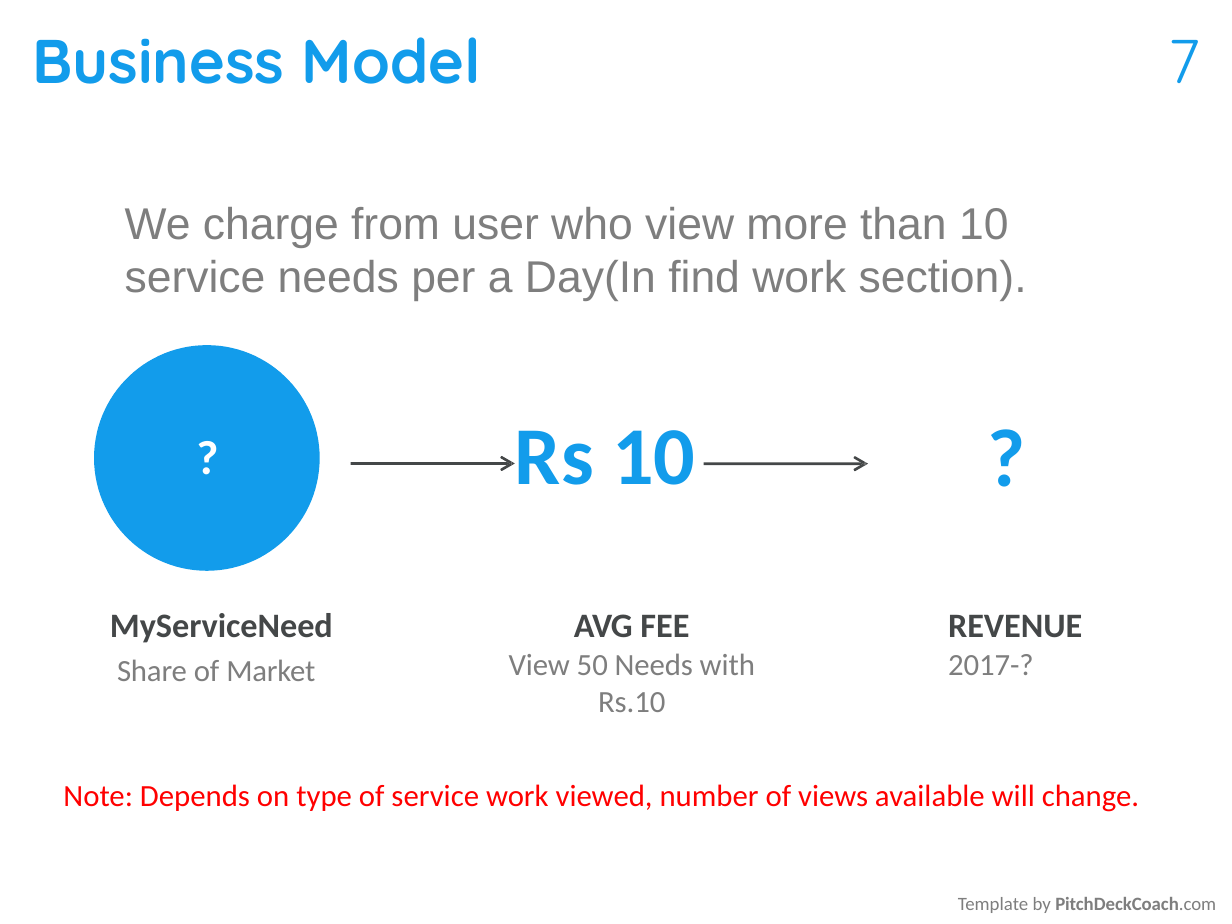
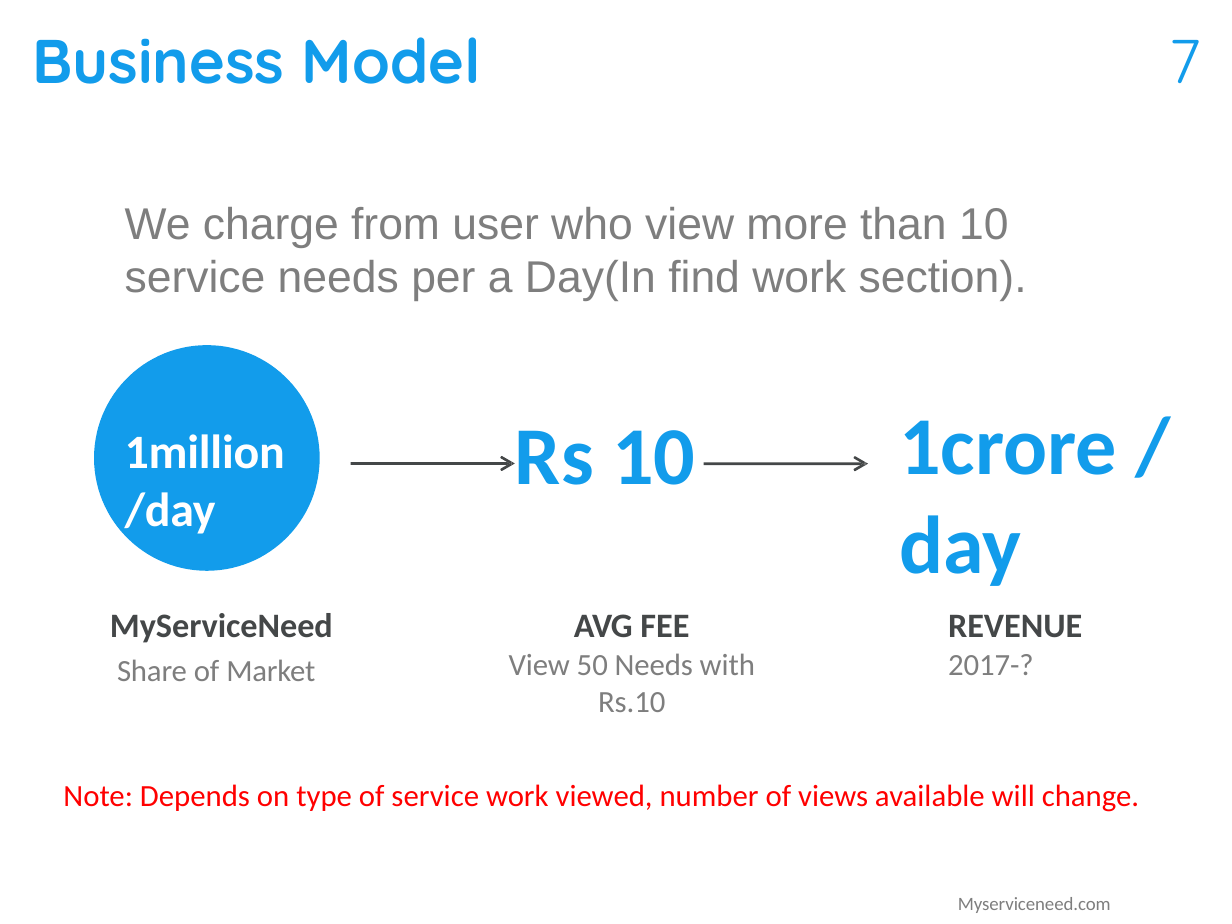
Before and after one commit to chaithu563/myserviceneed, a slide deck: slide 7 of service_images/startuppitch/myservicenned_pitch.pptx. Drawn at 1232x924 pixels with LibreOffice and Linux fonts; fonts in the diff are those of the drawing. Boxes give left, top, right and bottom in pixels: in the first picture for what was removed or moved away, otherwise in the second. Text is boxed around its words. In the diff, an @@ line names an element or a change of style, - is before the commit and + after.

```diff
--- a/service_images/startuppitch/myservicenned_pitch.pptx
+++ b/service_images/startuppitch/myservicenned_pitch.pptx
@@ text at bbox=[125, 434, 285, 538]: text changed @@
-?
+1million/day
@@ text at bbox=[899, 420, 1117, 586]: text changed @@
-?
+1crore /day
@@ text at bbox=[958, 897, 1111, 913]: text changed @@
-Template by PitchDeckCoach.com
+Myserviceneed.com
```
Also in this commit, not shown: 6 other slides changed, 15 other files.
